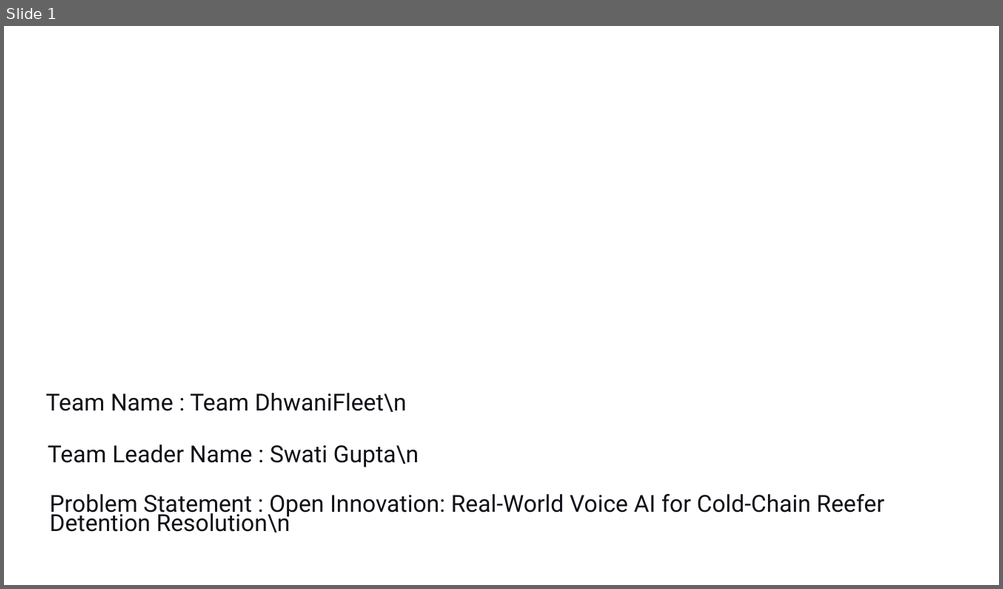
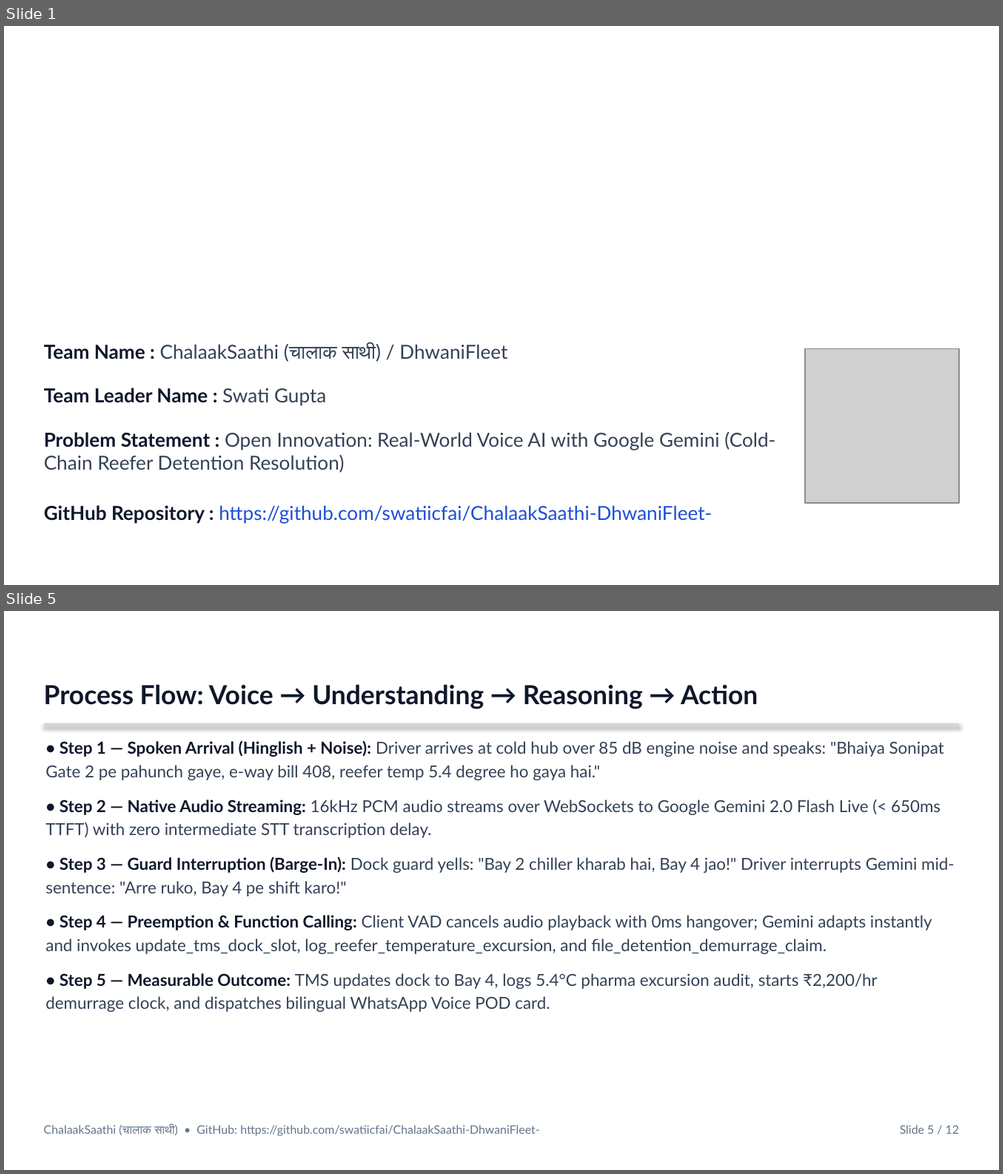
Before and after one commit to swatiicfai/ChalaakSaathi-DhwaniFleet-, a slide deck: DhwaniFleet_Idea_Submission_Deck.pptx. Shown one above the other, each under a label of ours: slide 1 before the commit, slides 1 and 5 after it; the slides between them are not shown. The pictures are 1003x589 and 1003x1174 pixels, drawn with LibreOffice and Linux fonts; fonts in the diff are those of the drawing; grey boxes stand for pictures; background and template pictures are left out. Boxes give left, top, right and bottom in pixels: in the first picture for what was removed or moved away, otherwise in the second. Text is boxed around its words. In the diff, an @@ line names an element or a change of style, - is before the commit and + after.

Commit message:
feat: official Build with Google Gemini submission deck using H2S/YourStory template

```diff
--- a/DhwaniFleet_Idea_Submission_Deck.pptx
+++ b/DhwaniFleet_Idea_Submission_Deck.pptx
@@ slide 5 added at <box>4,611,999,1170</box>, background picture (left out) @@
@@ text added at <box>44,684,757,709</box>, 19 pt, text #0F172A, bold @@
+Process Flow: Voice → Understanding → Reasoning → Action
@@ rectangle added at <box>44,723,959,726</box>, fill #CBD5E1 @@
@@ text added at <box>45,741,954,1012</box>, 12 pt, text #334155 @@
+• Step 1 — Spoken Arrival (Hinglish + Noise): Driver arrives at cold hub over 85 dB engine noise and speaks: "Bhaiya Sonipat Gate 2 pe pahunch gaye, e-way bill 408, reefer temp 5.4 degree ho gaya hai."
+• Step 2 — Native Audio Streaming: 16kHz PCM audio streams over WebSockets to Google Gemini 2.0 Flash Live (< 650ms TTFT) with zero intermediate STT transcription delay.
+• Step 3 — Guard Interruption (Barge-In): Dock guard yells: "Bay 2 chiller kharab hai, Bay 4 jao!" Driver interrupts Gemini mid-sentence: "Arre ruko, Bay 4 pe shift karo!"
+• Step 4 — Preemption & Function Calling: Client VAD cancels audio playback with 0ms hangover; Gemini adapts instantly and invokes update_tms_dock_slot, log_reefer_temperature_excursion, and file_detention_demurrage_claim.
+• Step 5 — Measurable Outcome: TMS updates dock to Bay 4, logs 5.4°C pharma excursion audit, starts ₹2,200/hr demurrage clock, and dispatches bilingual WhatsApp Voice POD card.
@@ text added at <box>44,1125,539,1136</box>, 8.5 pt, text #64748B @@
+ChalaakSaathi (चालाक साथी) • GitHub: https://github.com/swatiicfai/ChalaakSaathi-DhwaniFleet-
@@ text added at <box>899,1125,959,1134</box>, 8.5 pt, text #64748B @@
+Slide 5 / 12
@@ slide 1 changed as well @@
@@ text at <box>44,344,507,362</box>: text changed; size 17 to 14 pt; font Roboto to Lato; text colour #0F1016 to #334155 @@
-Team Name : Team DhwaniFleet\n
+Team Name : ChalaakSaathi (चालाक साथी) / DhwaniFleet
@@ picture added at <box>805,349,959,503</box> @@
@@ text at <box>44,388,326,406</box>: text changed; size 17 to 14 pt; font Roboto to Lato; text colour #0F1016 to #0F172A; bold on @@
-Team Leader Name : Swati Gupta\n
+Team Leader Name : Swati Gupta
@@ text at <box>44,432,775,473</box>: text changed; size 17 to 14 pt; font Roboto to Lato; text colour #0F1016 to #334155 @@
-Problem Statement : Open Innovation: Real-World Voice AI for Cold-Chain Reefer Detention Resolution\n
+Problem Statement : Open Innovation: Real-World Voice AI with Google Gemini (Cold-Chain Reefer Detention Resolution)
@@ text added at <box>44,506,711,524</box>, 14 pt, text #1D4ED8 @@
+GitHub Repository : https://github.com/swatiicfai/ChalaakSaathi-DhwaniFleet-
```
Also in this commit, not shown: 1 other slide changed, 9 other slides added, 10 slides removed, 3 other files.
